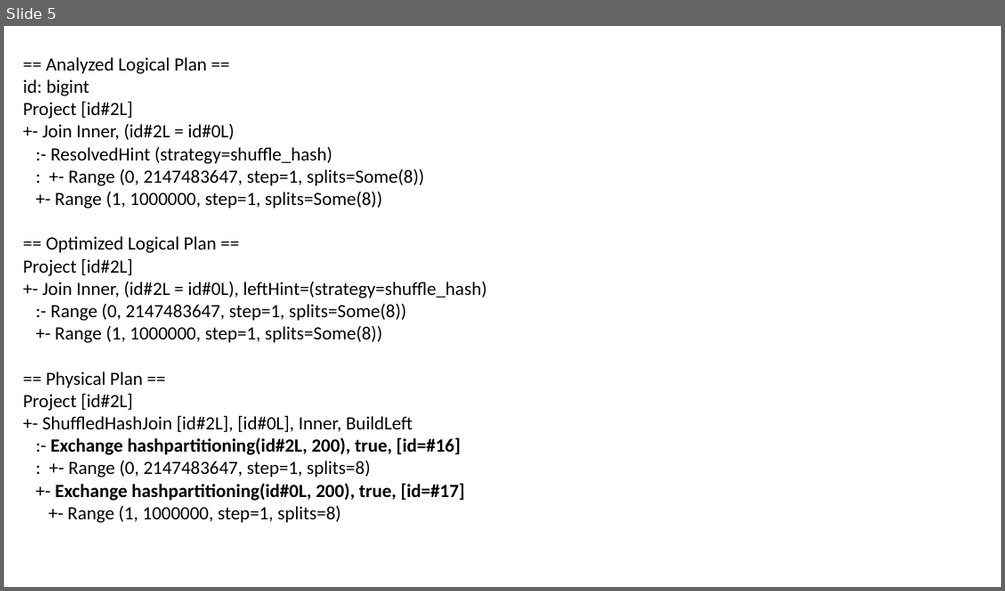
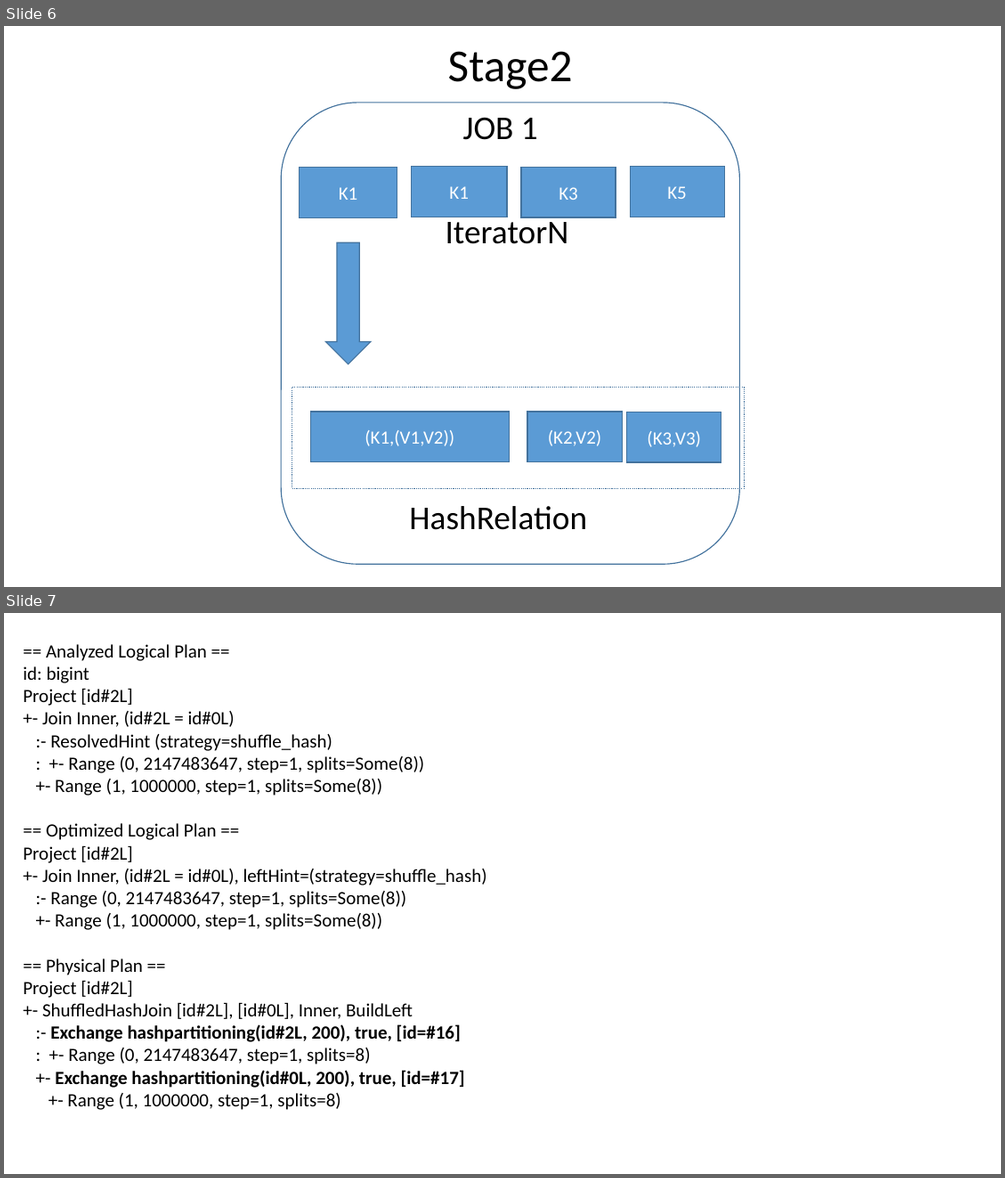
Before and after one commit to nkudinov/apache_spark_pptx, a slide deck: Spark_join4.pptx. Shown one above the other, each under a label of ours: slide 5 before the commit, slides 6 and 7 after it. The pictures are 1005x591 and 1005x1178 pixels, drawn with LibreOffice and Linux fonts; fonts in the diff are those of the drawing. Boxes give left, top, right and bottom in pixels: in the first picture for what was removed or moved away, otherwise in the second. Text is boxed around its words. In the diff, an @@ line names an element or a change of style, - is before the commit and + after.

```diff
--- a/Spark_join4.pptx
+++ b/Spark_join4.pptx
@@ slide 6 added at (4, 26, 1001, 587), background #FFFFFF @@
@@ title added at (448, 51, 573, 89), 44 pt, text #000000 @@
+Stage2
@@ rounded rectangle added at (281, 103, 739, 564), outline #43739E 1 pt @@
@@ text added at (463, 117, 538, 140), 32 pt, text #000000 @@
+JOB 1
@@ rectangle added at (299, 167, 396, 217), fill #5B9BD5, outline #43739E 1 pt, 18 pt, text #FFFFFF @@
+K1
@@ rectangle added at (411, 167, 507, 217), fill #5B9BD5, outline #43739E 1 pt, 18 pt, text #FFFFFF @@
+K1
@@ rectangle added at (521, 167, 615, 217), fill #5B9BD5, outline #43739E 1 pt, 18 pt, text #FFFFFF @@
+K3
@@ rectangle added at (630, 167, 724, 217), fill #5B9BD5, outline #43739E 1 pt, 18 pt, text #FFFFFF @@
+K5
@@ text added at (445, 216, 569, 244), 32 pt, text #000000 @@
+IteratorN
@@ down arrow added at (325, 243, 371, 364), fill #5B9BD5, outline #43739E 1 pt @@
@@ rectangle added at (291, 387, 744, 488), outline #43739E 1 pt dashed @@
@@ rectangle added at (310, 412, 510, 463), fill #5B9BD5, outline #43739E 1 pt, 18 pt, text #FFFFFF @@
+(K1,(V1,V2))
@@ rectangle added at (527, 411, 622, 462), fill #5B9BD5, outline #43739E 1 pt, 18 pt, text #FFFFFF @@
+(K2,V2)
@@ rectangle added at (627, 412, 721, 463), fill #5B9BD5, outline #43739E 1 pt, 18 pt, text #FFFFFF @@
+(K3,V3)
@@ text added at (409, 506, 587, 530), 32 pt, text #000000 @@
+HashRelation
@@ what was slide 5 is now slide 7 @@
```
Also in this commit, not shown: 3 slides changed, 11 other slides added.
